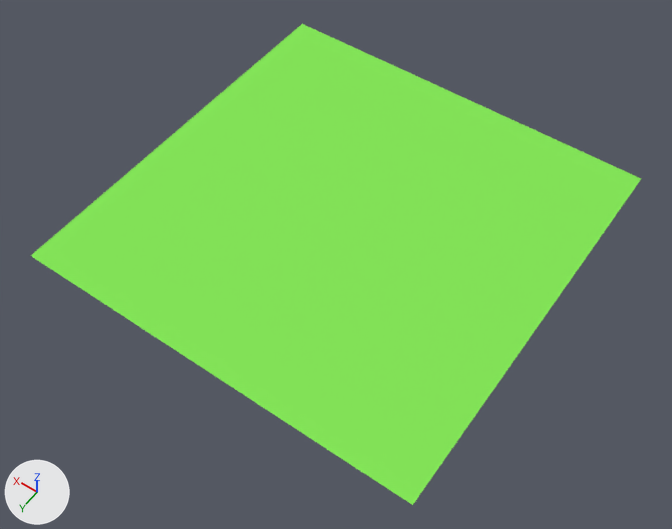
The Blender file blender/sceno.blend, before and after one commit.
Before and after are seen from a 50 mm lens placed at (-12.7, 18.4, 25.8), pointed at (-0.5, 1.4, -1.1). Arrows for +X, +Y and +Z are at lower left; the lights stay in place.

Before the edit, the objects in view are built like this:
```python
me_plane = bpy.data.meshes.new('Plane')
me_plane.from_pydata([(-1.0, -1.0, 0.0), (1.0, -1.0, 0.0), (-1.0, 1.0, 0.0), (1.0, 1.0, 0.0)], [], [(0, 1, 3, 2)])
me_plane.materials.append(mat_ground)  # green #86e75a
ob_plane = bpy.data.objects.new('Plane', me_plane)
ob_plane.location = (0.0, 0.0, 0.0)
ob_plane.scale = (8.0, 8.0, 1.0)
```
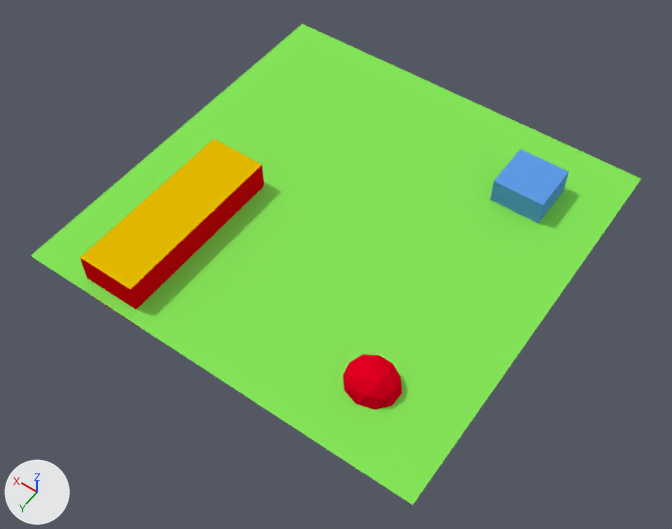
The change, as a list of edits to the scene's bpy script:
```text
Add mat_material_002:
    mat_material_002 = diffuse_material('Material.002')
    mat_material_002.base_color = (0.8, 0.502, 0.0)  # yellow #e7bc00
Add mat_material_001:
    mat_material_001 = diffuse_material('Material.001')
    mat_material_001.base_color = (0.8, 0.00185, 0.00366)  # red #e7060c
Add mat_material_003:
    mat_material_003 = diffuse_material('Material.003')
    mat_material_003.base_color = (0.115, 0.335, 0.8)  # blue #5f9de7
Add mat_material_004:
    mat_material_004 = diffuse_material('Material.004')
    mat_material_004.base_color = (0.799, 0.8, 0.0)  # yellow #e7e700
Add mat_material_005:
    mat_material_005 = diffuse_material('Material.005')
    mat_material_005.base_color = (0.8, 0.0, 0.0161)  # red #e70022
Add me_cube_001:
    me_cube_001.from_pydata([(-1.0, -1.0, -1.0), (-1.0, -1.0, 1.0), (-1.0, 1.0, -1.0), (-1.0, 1.0, 1.0), (1.0, -1.0, -1.0), (1.0, -1.0, 1.0), (1.0, 1.0, -1.0), (1.0, 1.0, 1.0)], [], [(0, 1, 3, 2), (2, 3, 7, 6), (6, 7, 5, 4), (4, 5, 1, 0), (2, 6, 4, 0), (7, 3, 1, 5)])
    for i in [0, 4]: me_cube_001.polygons[i].material_index = 1
    me_cube_001.materials.append(mat_material_001)  # red #e7060c
    me_cube_001.materials.append(mat_material_002)  # yellow #e7bc00
Add me_cube_002:
    me_cube_002.from_pydata([(-1.0, -1.0, -1.0), (-1.0, -1.0, 1.0), (-1.0, 1.0, -1.0), (-1.0, 1.0, 1.0), (1.0, -1.0, -1.0), (1.0, -1.0, 1.0), (1.0, 1.0, -1.0), (1.0, 1.0, 1.0)], [], [(0, 1, 3, 2), (2, 3, 7, 6), (6, 7, 5, 4), (4, 5, 1, 0), (2, 6, 4, 0), (7, 3, 1, 5)])
    for i in [4]: me_cube_002.polygons[i].material_index = 1
    me_cube_002.materials.append(mat_material_003)  # blue #5f9de7
    me_cube_002.materials.append(mat_material_004)  # yellow #e7e700
Add me_icosphere:
    me_icosphere.from_pydata(...)  # an icosphere of 80 faces spanning x -0.95..0.95, y -1.0..1.0, z -1.0..1.0
    me_icosphere.materials.append(mat_material_005)  # red #e70022
Add ob_cube:
    ob_cube = bpy.data.objects.new('Cube', me_cube_001)
    ob_cube.location = (4.51, 4.07, 0.0)
    ob_cube.scale = (-1.15, -3.48, -1.15)
Add ob_cube_001:
    ob_cube_001 = bpy.data.objects.new('Cube.001', me_cube_002)
    ob_cube_001.location = (-4.88, -4.75, 0.0)
Add ob_icosphere:
    ob_icosphere = bpy.data.objects.new('Icosphere', me_icosphere)
    ob_icosphere.location = (-4.75, 5.3, 0.0)
    ob_icosphere.scale = (1.0, 0.9, 1.0)
```

Location of each change, [x1, y1, x2, y2] in pixels of the pictures (672 x 529 px):
'Cube', added: after [80, 139, 264, 329]
    faces in mat_material_002 (yellow #e7bc00): [80, 139, 262, 289]
    faces in mat_material_001 (red #e7060c): [80, 165, 264, 329]
'Cube.001', added (blue): after [490, 149, 569, 223]
'Icosphere', added (red): after [343, 355, 402, 410]
